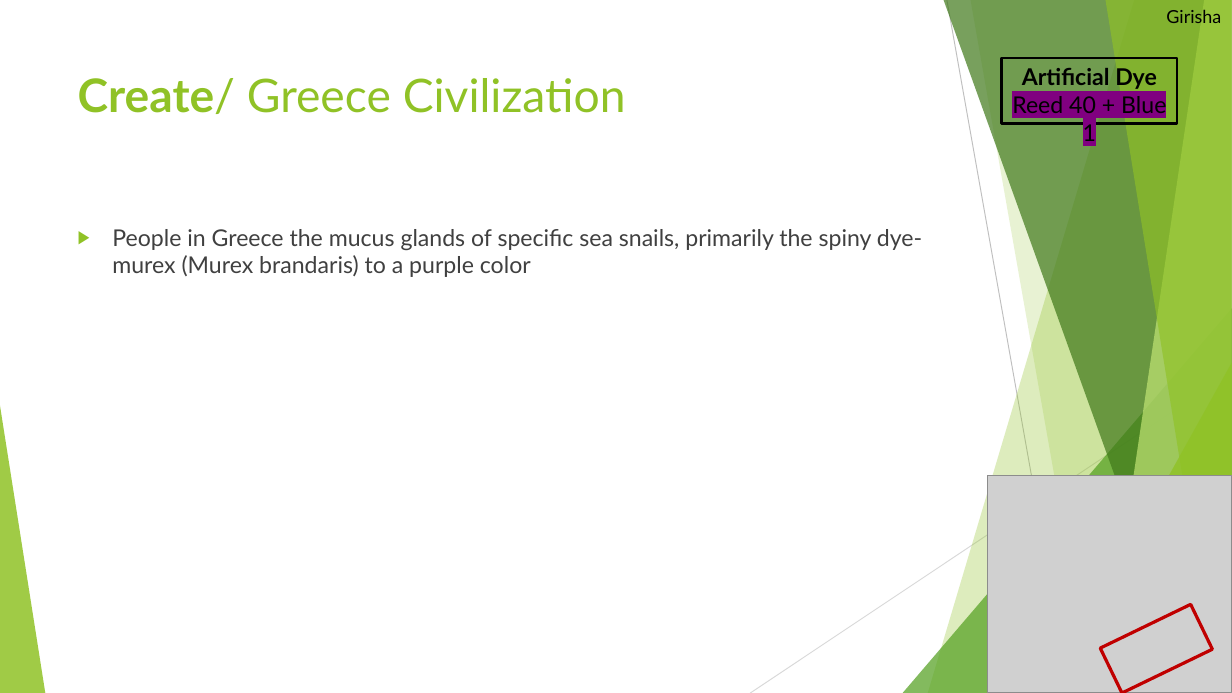
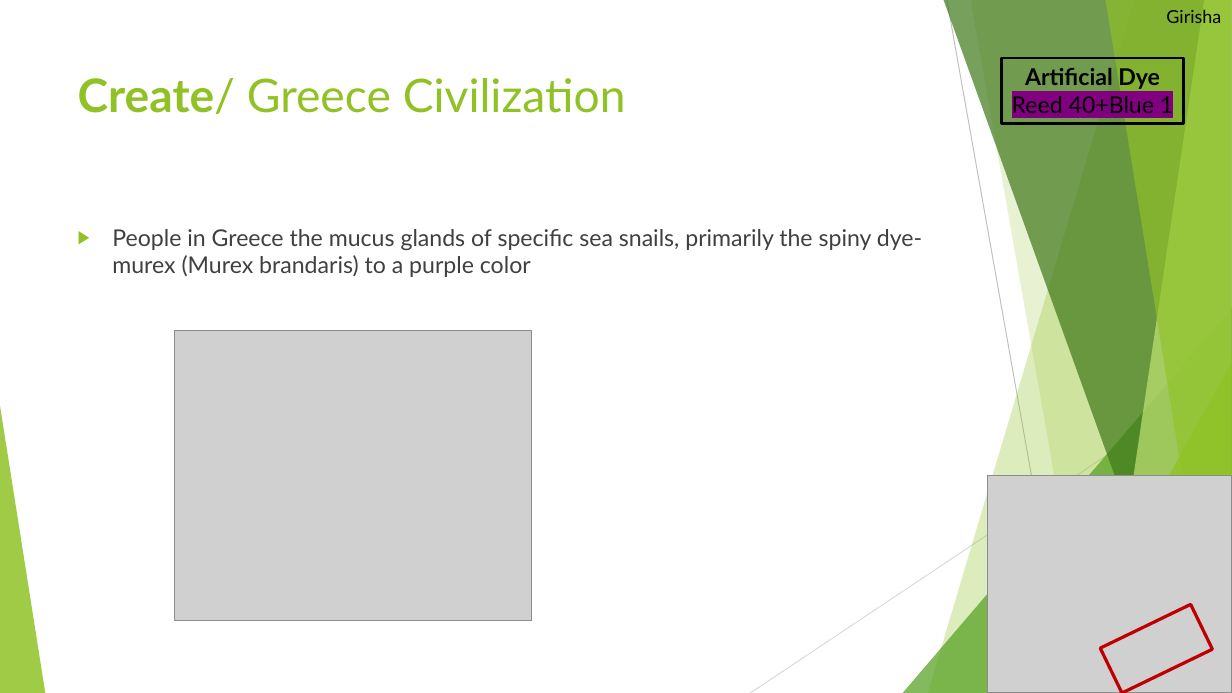
Before and after one commit to LegoRisingStars/Challenge2025, a slide deck: slide 10 of Presentations/Unearthed Innovation Project - Rising Stars.pptx. Drawn at 1232x693 pixels with LibreOffice and Linux fonts; fonts in the diff are those of the drawing; grey boxes stand for pictures. Boxes give left, top, right and bottom in pixels: in the first picture for what was removed or moved away, otherwise in the second. Text is boxed around its words. In the diff, an @@ line names an element or a change of style, - is before the commit and + after.

```diff
--- a/Presentations/Unearthed Innovation Project - Rising Stars.pptx
+++ b/Presentations/Unearthed Innovation Project - Rising Stars.pptx
@@ rectangle "Artificial Dye": place and size @@
-rectangle "Artificial Dye" at <box>1002,58,1177,124</box>
+rectangle "Artificial Dye" at <box>1002,58,1184,124</box>
@@ text in rectangle at <box>1012,96,1173,119</box>: spaces changed @@
-Reed 40 + Blue 1
+Reed 40+Blue 1
@@ picture added at <box>175,331,531,620</box> @@
```
Also in this commit, not shown: 6 other slides changed.
